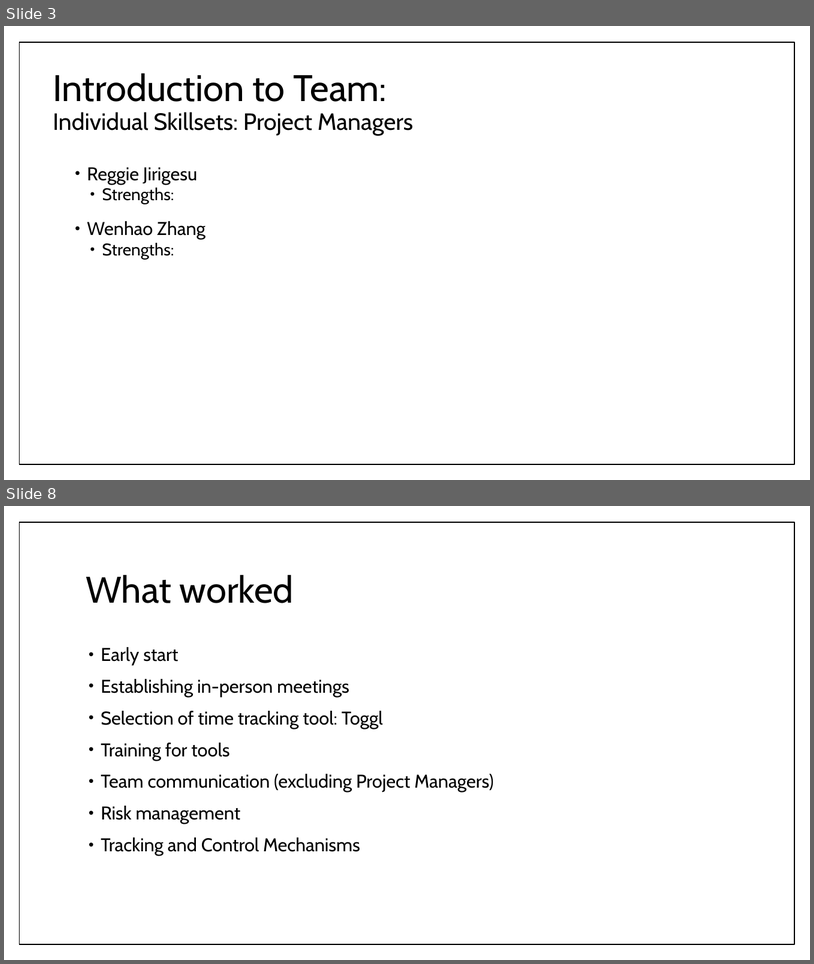
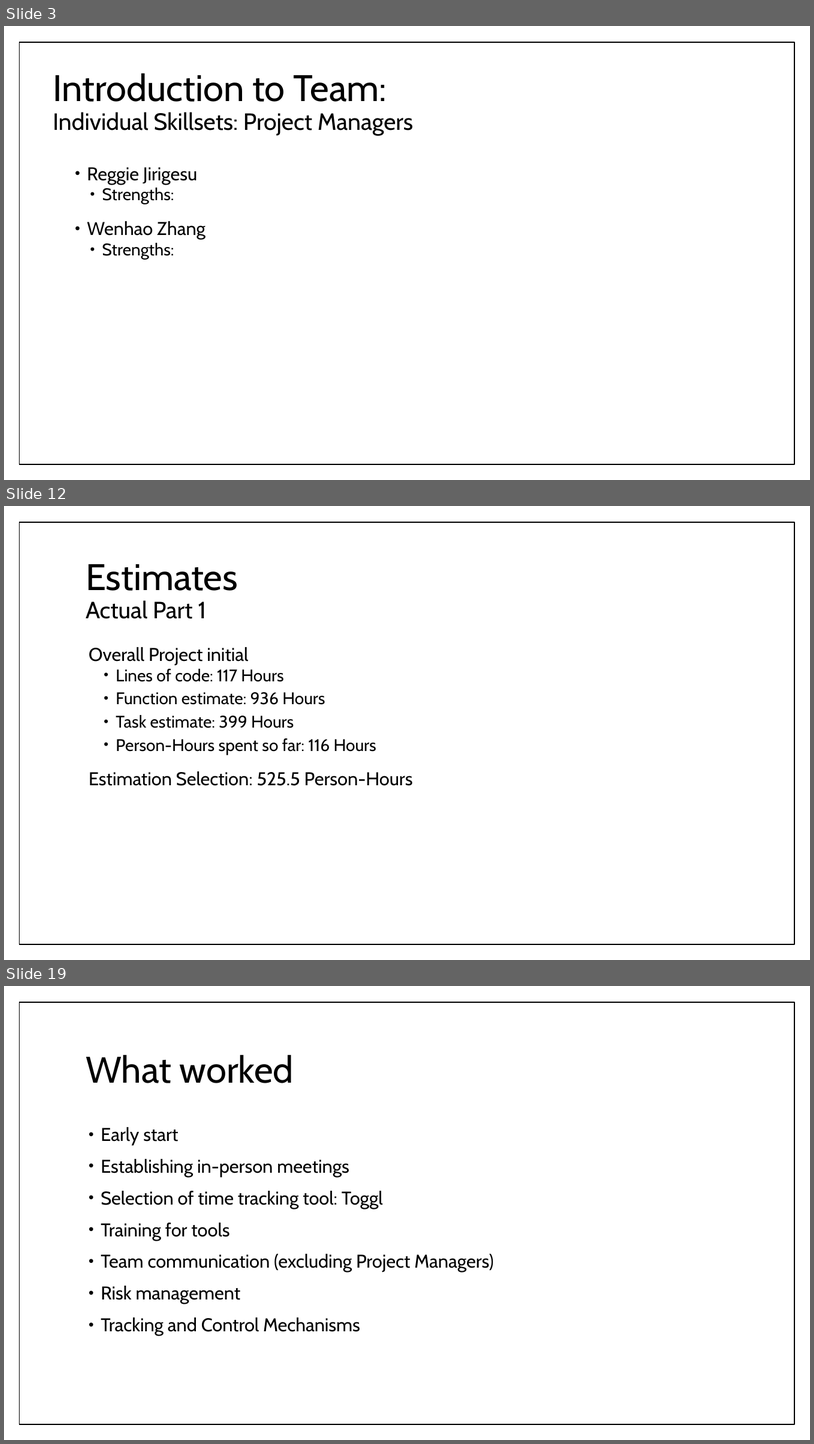
Before and after one commit to umdfeynman/umdfeynman, a slide deck: Work_In_Progress/CS/SPMP_Presentation.pptx. Shown one above the other, each under a label of ours: slides 3 and 8 before the commit, slides 3, 12 and 19 after it; the slides between them are not shown. The pictures are 814x964 and 814x1444 pixels, drawn with LibreOffice and Linux fonts; fonts in the diff are those of the drawing. Boxes give left, top, right and bottom in pixels: in the first picture for what was removed or moved away, otherwise in the second. Text is boxed around its words. In the diff, an @@ line names an element or a change of style, - is before the commit and + after.

```diff
--- a/Work_In_Progress/CS/SPMP_Presentation.pptx
+++ b/Work_In_Progress/CS/SPMP_Presentation.pptx
@@ slide 12 added at [4,506,810,960], background #FFFFFF; not listed: 1 template element that a slide beside it also shows @@
@@ title added at [86,564,238,619], 28 pt, text #000000 @@
+Estimates
+Actual Part 1
@@ text added at [89,647,413,786], 20 pt, text #000000 @@
+Overall Project initial
+  • Lines of code: 117 Hours
+  • Function estimate: 936 Hours
+  • Task estimate: 399 Hours
+  • Person-Hours spent so far: 116 Hours
+Estimation Selection: 525.5 Person-Hours
@@ what was slide 8 is now slide 19 @@
```
Also in this commit, not shown: 10 slides changed, 6 other slides added, 1 slide removed.
